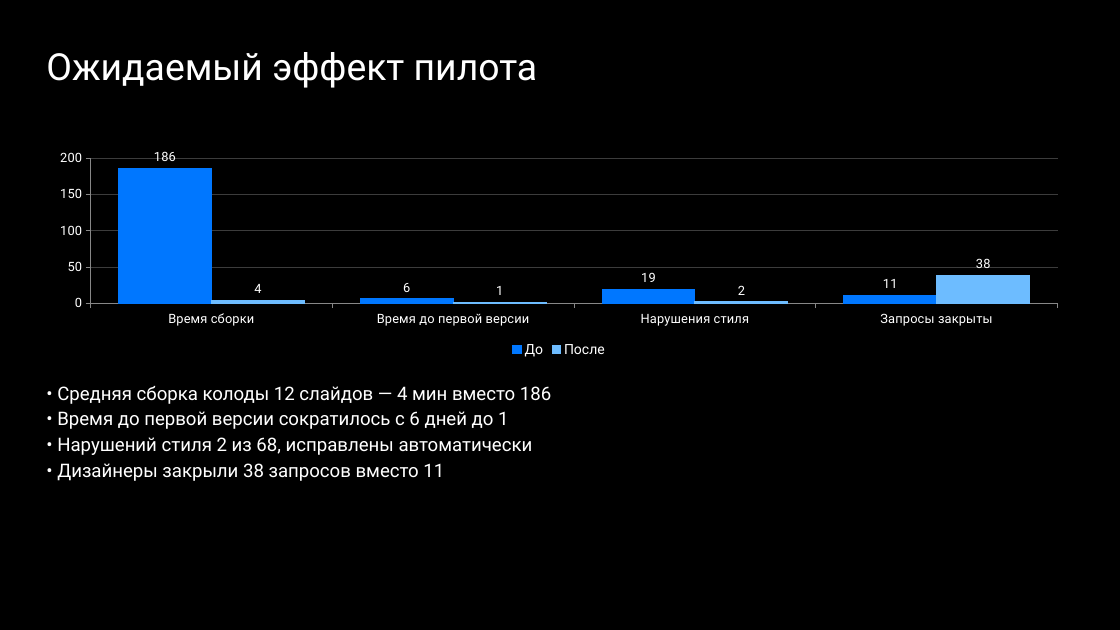
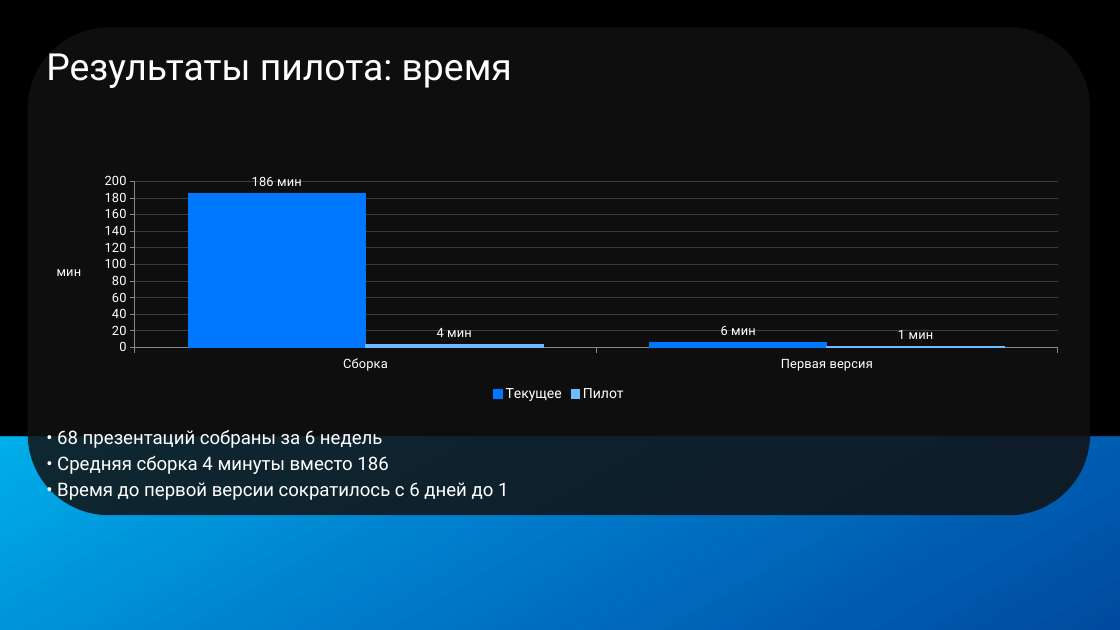
Before and after one commit to DiFoxenGit/-VKTechHackathon, a slide deck: slide 4 of samples/VK_WorkSpace_Клиентская_конференция_Шабл__focus.pptx. Drawn at 1120x630 pixels with LibreOffice and Linux fonts; fonts in the diff are those of the drawing; background and template pictures are left out. Boxes give left, top, right and bottom in pixels: in the first picture for what was removed or moved away, otherwise in the second. Text is boxed around its words. In the diff, an @@ line names an element or a change of style, - is before the commit and + after.

```diff
--- a/samples/VK_WorkSpace_Клиентская_конференция_Шабл__focus.pptx
+++ b/samples/VK_WorkSpace_Клиентская_конференция_Шабл__focus.pptx
@@ rounded rectangle added at (x1=28, y1=28, x2=1091, y2=516), fill #111111 at 85% opacity @@
@@ text at (x1=46, y1=53, x2=512, y2=88): text changed @@
-Ожидаемый эффект пилота
+Результаты пилота: время
@@ column chart removed at (x1=39, y1=146, x2=1079, y2=361) @@
-categories: Время сборки, Время до первой версии, Нарушения стиля, Запросы закрыты
-До: 186, 6, 19, 11
-После: 4, 1, 2, 38
@@ column chart added at (x1=39, y1=169, x2=1079, y2=406) @@
+categories: Сборка, Первая версия
+Текущее: 186, 6
+Пилот: 4, 1
@@ rectangle added at (x1=0, y1=436, x2=1120, y2=630), fill gradient #0077FF to #00AEE8 @@
@@ text "• 68 презентаций собраны за ..." moved from (x1=57, y1=386, x2=551, y2=481) to (x1=57, y1=430, x2=508, y2=502) @@
@@ text at (x1=57, y1=430, x2=388, y2=474): text changed @@
-• Средняя сборка колоды 12 слайдов — 4 мин вместо 186
+• 68 презентаций собраны за 6 недель
+• Средняя сборка 4 минуты вместо 186
@@ text at (x1=57, y1=437, x2=533, y2=481): paragraphs removed @@
-• Нарушений стиля 2 из 68, исправлены автоматически
-• Дизайнеры закрыли 38 запросов вместо 11
```
Also in this commit, not shown: 4 other slides changed, 5 slides added, 5 slides removed, 31 other files.
